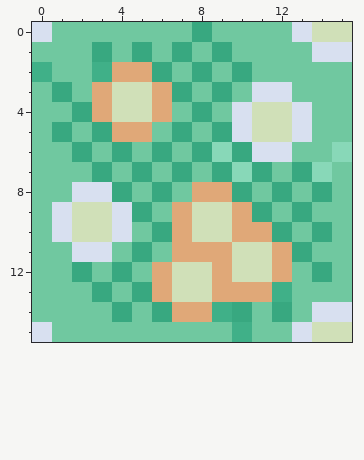
Pixel-art sprite, stored at assets/minecraft/optifine/ctm/flower_forest/0.png. Above is the file before it was changed.
The file is 16x16 pixels.
The result:
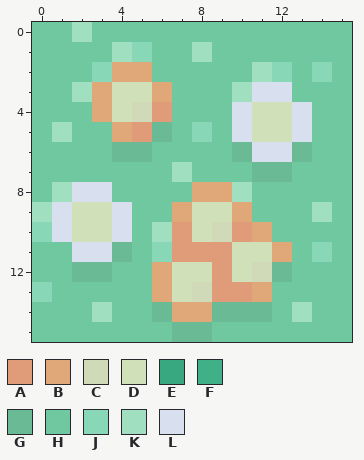
Palette (. is transparent): A #e09b78  B #e0a878  C #d0d9b8  D #d0e0b8  E #38a880  F #40b088  G #6aba96  H #70c8a0  J #88d8b8  K #a0e0c0  L #d8e0f0
The commit says: Removed half flowers and adjusted shading.
Change:
The edit turns colour B into colour A in row 4 at x 6; in row 5 at x 5; in row 10 at x 7 and 10; in row 11 at x 7 to 9; in row 12 at x 9; in row 13 at x 9 to 10.
The edit turns colour D into colour C in row 4 at x 5; in row 10 at x 9; in row 12 at x 11; in row 13 at x 8.
The edit turns colour B into colour G in row 12 at x 12.
The edit turns colour E into colour G in row 6 at x 4 and 10; in row 7 at x 11; in row 12 at x 2; in row 14 at x 6 and 10.
The edit turns colour F into colour G in row 14 at x 9.
The edit turns colour H into colour G in row 5 at x 6; in row 6 at x 5 and 13; in row 7 at x 12; in row 11 at x 4; in row 12 at x 3; in row 14 at x 11.
The edit turns colour H into colour G in row 15 at x 7 to 8.
The edit turns colour D into colour H in row 0 at x 14 to 15; in row 15 at x 14 to 15.
The edit turns colour E into colour H in row 0 at x 8; in row 1 at x 3, 7 and 9; in row 2 at x 6, 8 and 10; in row 3 at x 1, 7 and 9; in row 4 at x 2 and 8; in row 5 at x 3, 7 and 9.
The edit turns colour E into colour H in row 6 at x 2, 6 and 8; in row 7 at x 3, 5, 9 and 13; in row 8 at x 4, 6, 12 and 14; in row 9 at x 5, 11 and 13; in row 10 at x 12 and 14; in row 11 at x 5 and 13.
The edit turns colour E into colour H in row 12 at x 4 and 14; in row 13 at x 3 and 5; in row 14 at x 4 and 12.
The edit turns colour F into colour H in row 2 at x 0; in row 13 at x 12; in row 15 at x 10.
The edit turns colour J into colour H in row 6 at x 9 and 15; in row 7 at x 10 and 14.
The edit turns colour L into colour H in row 0 at x 0 and 13; in row 1 at x 14 to 15; in row 14 at x 14 to 15; in row 15 at x 0 and 13.
The edit turns colour E into colour J in row 1 at x 5.
The edit turns colour F into colour J in row 2 at x 3.
The edit turns colour H into colour J in row 2 at x 12 and 14; in row 5 at x 8; in row 10 at x 0; in row 11 at x 6 and 14; in row 13 at x 0.
The edit turns colour E into colour K in row 5 at x 1; in row 7 at x 7; in row 8 at x 10; in row 10 at x 6.
The edit turns colour H into colour K in row 0 at x 2; in row 1 at x 4 and 8; in row 2 at x 11; in row 3 at x 2 and 10; in row 8 at x 1; in row 9 at x 0 and 14.
The edit turns colour H into colour K in row 14 at x 3 and 13.
Pixel boxes of the changes (left, top, right, bottom) in both pictures:
changed: (32, 22, 352, 342)
